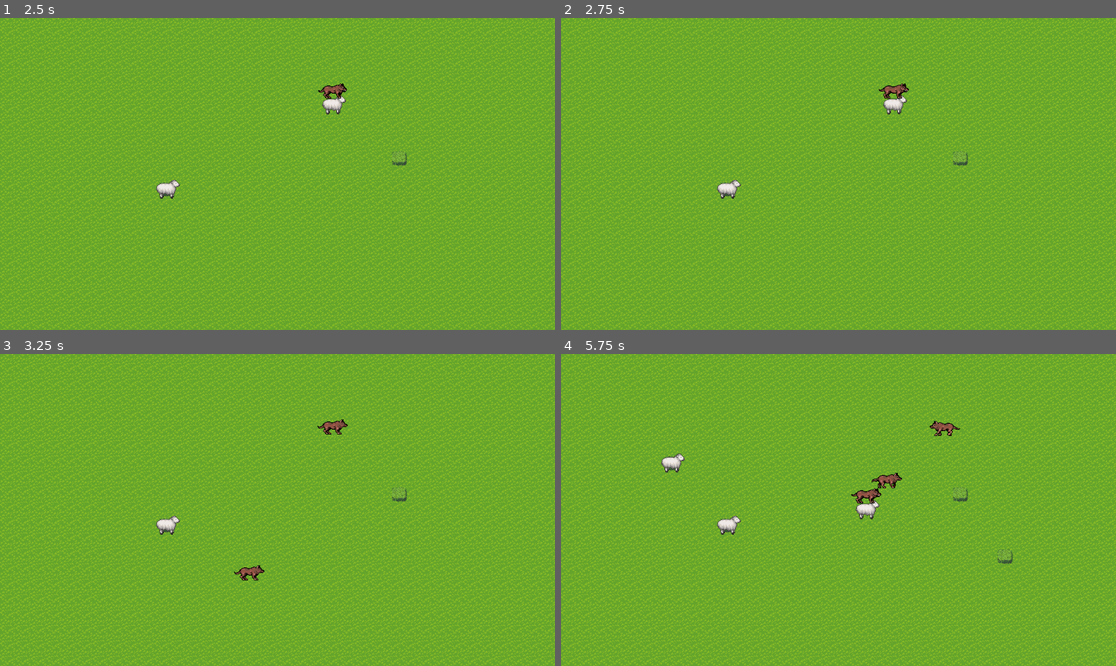
Above: before the commit, frames 1-4 (two rows, left to right).
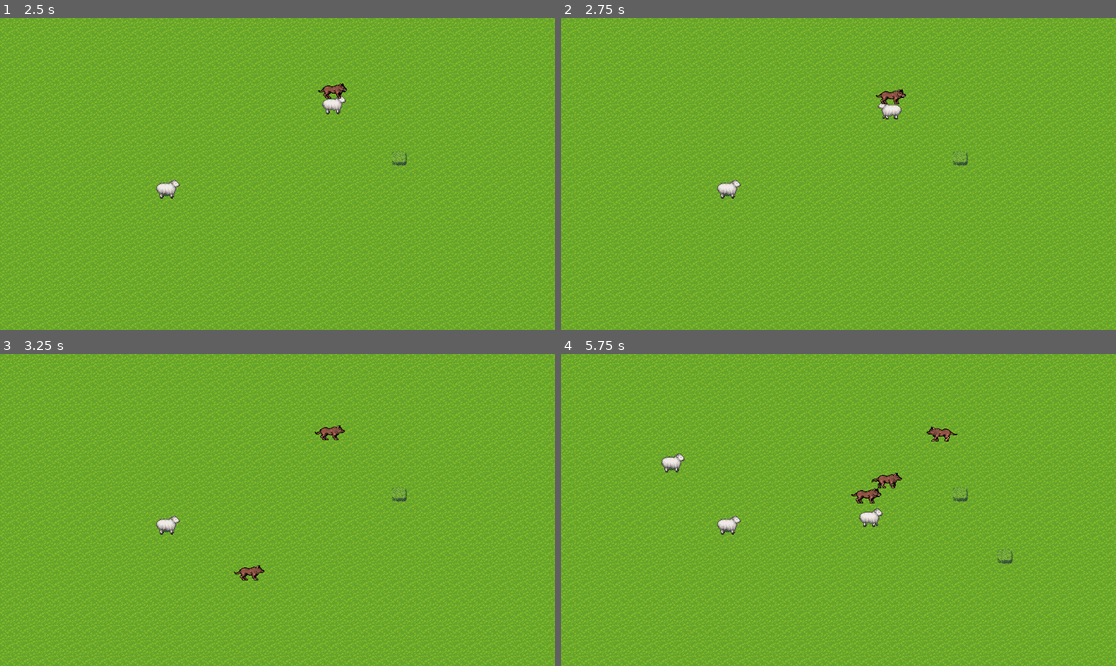
Above: after the commit, the same moments.

Repository: Poizenes/SheepGame-2
Game: Godot game, scene res://scenes/world.tscn
Same seed, same stepped clock (60 frames per second), same inputs: the game is played once before the commit and once after it.
Inputs (mouse positions are in pixels of both pictures, inside the frame that each line leads up to):
- Up to frame 1 (2.5 s): tap Enter at 0.5, 2 s; move the mouse to (399, 158) at 0.52 s; press the mouse at (399, 158) at 0.53 s; hold D (right) 0.53-1.28 s; tap E (action) at 0.6 s; tap Space at 1.25 s; move the mouse to (166, 189) at 1.27 s; release the mouse at (166, 189) at 1.28 s; hold S (down) 1.28-2.03 s; click (166, 189) at 1.35 s; right-click (166, 189) at 1.55 s; move the mouse to (333, 105) at 2.02 s; hold D (right) from 2.03 s (still down); hold Right mouse button (spawn_sheep) from 2.03 s (still down); tap Middle mouse button (spawn_wolf) at 2.3 s
- Up to frame 2 (2.75 s): keep holding D (right); keep holding Right mouse button (spawn_sheep)
- Up to frame 3 (3.25 s): move the mouse to (249, 572) at 2.77 s; release D (right) at 2.78 s; release Right mouse button (spawn_sheep) at 2.78 s; hold W (up) from 2.78 s (still down); tap Middle mouse button (spawn_wolf) at 2.85 s; tap E (action) at 3.05 s
- Up to frame 4 (5.75 s): move the mouse to (1005, 556) at 3.52 s; release W (up) at 3.53 s; press the mouse at (1005, 556) at 3.53 s; hold A (left) 3.53-5.03 s; tap E (action) at 3.6 s; move the mouse to (672, 463) at 4.27 s; release the mouse at (672, 463) at 4.28 s; click (672, 463) at 4.35 s; right-click (672, 463) at 4.55 s; tap Space at 5 s; move the mouse to (866, 510) at 5.02 s; hold S (down) from 5.03 s (still down); hold Right mouse button (spawn_sheep) from 5.03 s (still down); tap Middle mouse button (spawn_wolf) at 5.3 s

Frame 1 is identical in both runs. In frame 2, 0.4% of the frame differs, in the area x 56-63%, y 20-33%; in frame 3, 0.2%; in frame 4, 0.5%, in the area x 53-72%, y 21-56%.

Commit message:
Refactor

Diff:
--- a/game/entities/actor/actor.gd
+++ b/game/entities/actor/actor.gd
@@ -45,8 +45,7 @@
 func _physics_process(delta: float) -> void:
 	if IS_PLAYER_CONTROLLED:
 		handle_input()
-	velocity = velocity.normalized() * speed
-	move_and_slide()
+	apply_movement()
 
 func _process(delta: float) -> void:
 	if velocity.x < 0:
@@ -63,6 +62,10 @@
 	velocity.y = (int(Input.is_action_pressed("down")) - int(Input.is_action_pressed("up")))
 	if Input.is_action_just_pressed("action") && action_area.has_overlapping_bodies():
 		action.call(action_area.get_overlapping_bodies()[0])
+
+func apply_movement() -> void:
+		velocity = velocity.normalized() * speed
+		move_and_slide()
 
 func die() -> void:
 	print(self.name, " died.")
--- a/game/entities/actor/sheep/sheep.gd
+++ b/game/entities/actor/sheep/sheep.gd
@@ -17,9 +17,7 @@
 		search_for_food()
 	else:
 		stroll()
-
-	velocity = velocity.normalized() * WALK_SPEED
-	move_and_slide()
+	apply_movement()
 
 func eat(_object = null) -> void:
 	velocity = Vector2.ZERO
@@ -28,8 +26,6 @@
 			sprite.play("eat_east")
 		"walk_west":
 			sprite.play("eat_west")
-		_:
-			pass
 
 func consume() -> void:
 	if action_area.get_overlapping_bodies().is_empty():
--- a/game/entities/actor/wolf/wolf.gd
+++ b/game/entities/actor/wolf/wolf.gd
@@ -13,15 +13,14 @@
 
 func _physics_process(delta: float) -> void:
 	if IS_PLAYER_CONTROLLED:
-		super.handle_input()
+		handle_input()
 	elif action_area.has_overlapping_bodies():
 		attack(action_area.get_overlapping_bodies()[0])
 	elif is_hungry:
 		hunt_for_sheep()
 	else:
 		stroll()
-	velocity = velocity.normalized() * speed
-	move_and_slide()
+	apply_movement()
 
 func attack(sheep) -> void:
 	velocity = Vector2.ZERO
@@ -31,8 +30,6 @@
 			sprite.play("attack_east")
 		"walk_west":
 			sprite.play("attack_west")
-		_:
-			pass
 	attacked_sheep = sheep
 
 func kill(sheep: Sheep) -> void:
--- a/game/scenes/world.gd
+++ b/game/scenes/world.gd
@@ -2,26 +2,18 @@
 
 @export var camera: Camera2D
 
-@onready var grass_scene = load("res://entities/grass/grass.tscn")
-@onready var sheep_scene = load("res://entities/actor/sheep/sheep.tscn")
-@onready var wolf_scene = load("res://entities/actor/wolf/wolf.tscn")
+@onready var grass = load("res://entities/grass/grass.tscn")
+@onready var sheep = load("res://entities/actor/sheep/sheep.tscn")
+@onready var wolf = load("res://entities/actor/wolf/wolf.tscn")
 
 func _input(event: InputEvent) -> void:
+	var pos = get_local_mouse_position()
 	if event.is_action_pressed("spawn_grass"):
-		var pos = get_local_mouse_position()
-		var grass = grass_scene.instantiate()
-		add_child(grass)
-		grass.position = pos
+		spawn(grass, pos)
 	elif event.is_action_pressed("spawn_sheep"):
-		var pos = get_local_mouse_position()
-		var sheep = sheep_scene.instantiate()
-		add_child(sheep)
-		sheep.position = pos
+		spawn(sheep, pos)
 	elif event.is_action_pressed("spawn_wolf"):
-		var pos = get_local_mouse_position()
-		var wolf = wolf_scene.instantiate()
-		add_child(wolf)
-		wolf.position = pos
+		spawn(wolf, pos)
 	elif event.is_action_pressed("ui_cancel"):
 		get_tree().quit()
 	elif event.is_action_pressed("zoom_in"):
@@ -30,3 +22,9 @@
 	elif event.is_action_pressed("zoom_out"):
 		if camera.zoom.x >= 0.25:
 			camera.zoom /= 2
+
+
+func spawn(scene: PackedScene, position: Vector2) -> void:
+	var instance: Node2D = scene.instantiate()
+	add_child(instance)
+	instance.position = position
